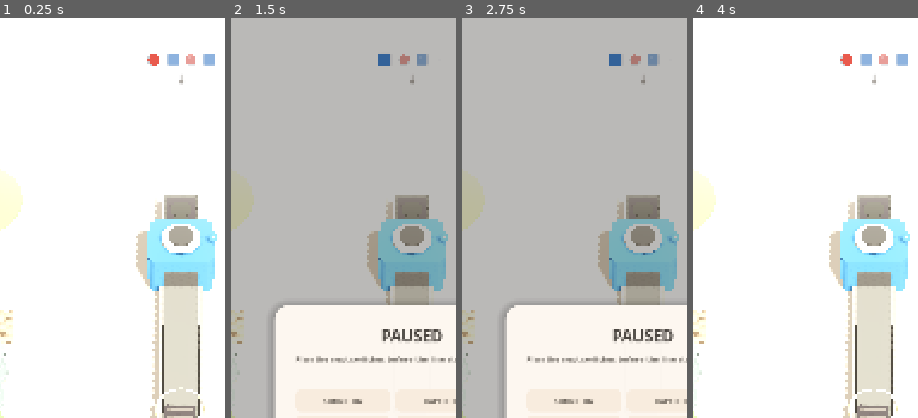
Above: before the commit, frames 1-4 (left to right).
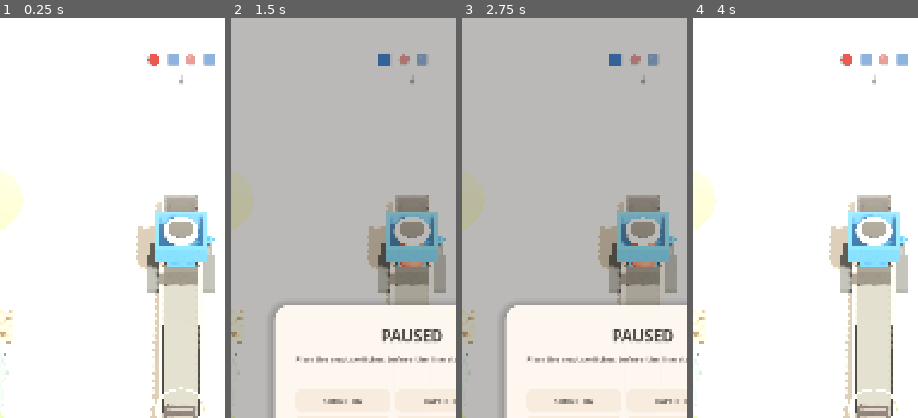
Above: after the commit, the same moments.

Repository: mocchaust64/rail_game
Game: Godot game, scene res://app/main.tscn
The game is run twice, just before and just after one commit, with the same random seed, the same clock (stepped at 60 frames per second) and the same inputs.
Inputs:
- Up to frame 1 (0.25 s): no input
- Up to frame 2 (1.5 s): click "↻" at 0.5 s; click "Ⅱ" at 1.25 s
- Up to frame 3 (2.75 s): click "TEXT NORMAL" at 2 s
- Up to frame 4 (4 s): click "RESTART LEVEL" at 2.75 s; click "↻" at 3.5 s
The pictures show only the part of the screen within x 10-60%, y 0-50%; the shares and areas given below are measured in that part.

The runs differ from the first frame. In frame 1, 3.8% of the frame differs, in the area x 60-97%, y 48-69%; in frame 2, 3.8%; in frame 3, 3.8%; in frame 4, 3.8%.

Commit message:
art: use authored Kenney source machine shell

Diff:
--- a/gameplay/source_actor.gd
+++ b/gameplay/source_actor.gd
@@ -12,15 +12,11 @@
 
 func configure(id_value: String) -> void:
     source_id = id_value
-    _shell = VisualFactory.create_source_shell(self)
-    if _shell.get_child_count() > 1:
-        _ring = _shell.get_child(1) as MeshInstance3D
+    _shell = MachineVisuals.create_source_shell(self)
+    _ring = _shell.get_node_or_null("LaunchRing") as MeshInstance3D
 
     _build_feeder()
 
-    # The next piece now sits physically in the first feeder slot instead of
-    # hovering over the machine. Empty slots behind it imply a real queue like
-    # the reference without changing the spawn data contract.
     _preview_anchor = Node3D.new()
     _preview_anchor.name = "NextCargoPreview"
     _preview_anchor.position = Vector3(0, 0.53, -0.62)
@@ -46,8 +42,6 @@
         var pulse := 1.0 + sin(_clock * 2.4) * 0.025
         _ring.scale = Vector3(pulse, 1.0, pulse)
     if _preview_anchor != null:
-        # A queued ball rests on the lane. Only a tiny idle roll keeps the toy
-        # alive; no vertical bobbing/levitation.
         _preview_anchor.rotation.y = sin(_clock * 1.25) * 0.035
 
 
@@ -90,8 +84,6 @@
         rail.material_override = VisualFactory.material(VisualFactory.RAIL_COLOR, 0.30, 0.0, 0.18)
         _feeder.add_child(rail)
 
-    # Three recessed queue marks: first is occupied by the real preview actor,
-    # two behind it stay empty until the level design exposes deeper previews.
     for z in [-0.62, -1.13, -1.64]:
         var slot := MeshInstance3D.new()
         var slot_mesh := CylinderMesh.new()
